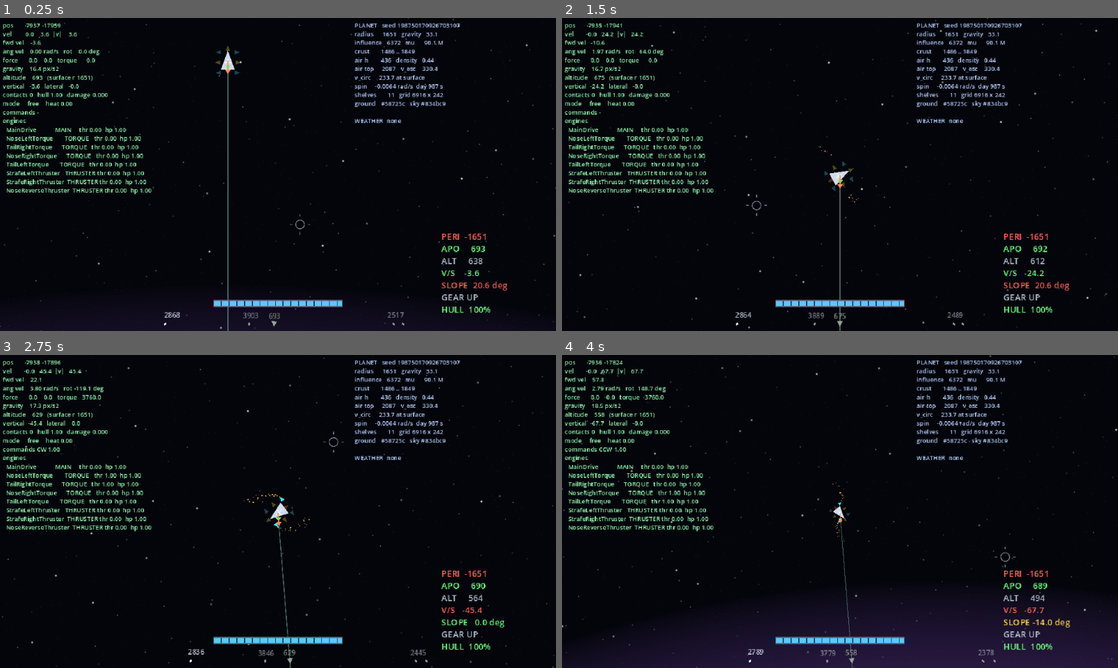
Above: before the commit, frames 1-4 (two rows, left to right).
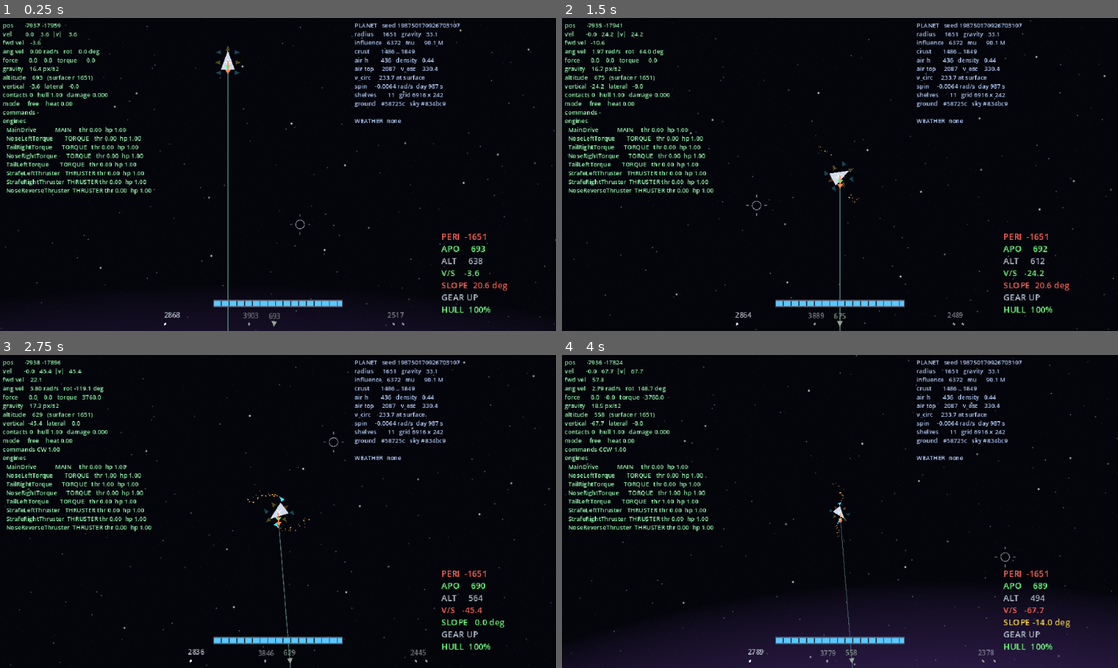
Above: after the commit, the same moments.

Repository: wroniasty/stardust
Game: Godot game, scene res://scenes/world.tscn
Two runs of this game, one before a commit and one after it. Both use one fixed random seed, a clock stepped at 60 frames per second and the inputs below.
Inputs (mouse positions are in pixels of both pictures, inside the frame that each line leads up to):
- Up to frame 1 (0.25 s): no input
- Up to frame 2 (1.5 s): tap Enter at 0.5 s; move the mouse to (962, 158) at 0.52 s; hold D (rotate_right) 0.53-1.25 s; hold H (camera_level) 0.53-1.25 s; click (962, 158) at 0.67 s; drag from (728, 190) to (812, 237) at 1.27 s
- Up to frame 3 (2.75 s): move the mouse to (333, 442) at 2.02 s; hold D (rotate_right) from 2.03 s (still down); tap Right (camera_rotate_right) at 2.1 s
- Up to frame 4 (4 s): release D (rotate_right) at 2.75 s; drag from (812, 574) to (673, 464) at 2.77 s; move the mouse to (1006, 558) at 3.52 s; hold A (rotate_left) from 3.53 s (still down); hold - (camera_zoom_out) from 3.53 s (still down)

The runs differ from the first frame. In frame 1, 0.4% of the frame differs, in the area x 0-100%, y 0-100%; in frame 2, 0.4%; in frame 3, 0.4%; in frame 4, 0.4%.

Commit message:
The sky stopped swirling when you touch the throttle, and the map turns
Reported from the game: the starfield seemed to rotate and change speed
with the engines. It did. The parallax offset was the camera's position
multiplied by its zoom, and zoom is animated by speed, so every change of
throttle multiplied the whole offset by a different number -- the field
jumped by the change in zoom times the distance from the origin. The
camera sits 19621 px out on the starting orbit, so easing from 1.7 to 0.55
swung the offset across 22600 px of it, and because the three layers take
0.10, 0.30 and 0.65 of that they sheared past each other. That reads
exactly as rotation.

It was harmless while the world sat at the origin and it stopped being
harmless the day the planet moved onto its orbit, which is why it showed
up now.

The zoom term is gone. The argument for it was sound -- parallax should
slow as the camera pulls back -- but the shader offsets a screen-space
pattern and has no scale term, so it cannot express "see more sky when
zoomed out" whatever is multiplied into the offset. What it can express is
a field fixed in the world that the camera looks around, which is worth
more than the rate: fly a loop and the stars are where you left them.
Measured after, across the same zoom change: 18 px, and those are the
camera drifting as the ship falls.

The map now turns with the view, so a direction on it is the direction you
would fly if you pointed the nose that way. A map with a fixed north is a
map you have to do arithmetic on before it tells you anything, and the
camera is already free to sit at any angle -- the arrows turn it and the
approach lock turns it for you on short finals.

Both of these are wired through get_screen_rotation() and
get_screen_center_position(), which are what the engine last put on
screen -- and headless never puts anything there, so they read zero
whatever the camera does. My first attempt at tests for them passed
against zero on both sides and proved nothing. The geometry is tested
instead, with the rotation handed to the layout by the test; the wiring is
one line each and was checked in the running game, with the numbers above.

711 assertions, no errors.

Co-Authored-By: Claude Opus 5 <noreply@anthropic.com>

Diff:
--- a/scripts/starfield.gd
+++ b/scripts/starfield.gd
@@ -7,6 +7,13 @@
 ## size of the universe.
 
 @onready var _sky: ColorRect = $Sky
+
+## Framebuffer pixels the field slides per pixel the camera travels.
+##
+## A feel number, not a derivation: the shader offsets a screen-space
+## pattern, so there is no "correct" rate to compute, only one that reads
+## as distance.
+const PARALLAX_SCALE: float = 1.0
 
 var _material: ShaderMaterial = null
 
@@ -21,10 +28,27 @@
 	var camera: Camera2D = get_viewport().get_camera_2d()
 	if camera == null:
 		return
-	# Screen pixels moved, not world units: zoom must scale the parallax or the
-	# stars drift at the wrong rate when the camera pulls back.
-	var parallax_offset: Vector2 = camera.get_screen_center_position() * camera.zoom
-	_material.set_shader_parameter("world_offset", parallax_offset)
+	# Straight off the camera's position, with **no zoom in it**.
+	#
+	# It used to be `position * zoom`, on the argument that the parallax
+	# should slow down as the camera pulls back. The argument is fine and
+	# the expression is not: zoom is animated by speed, so every change of
+	# throttle multiplied the whole offset by a different number and the
+	# field lurched by Delta-zoom times the distance from the origin. Once
+	# the world moved onto its orbit, nineteen thousand pixels out, a zoom
+	# of 1.0 easing to 0.7 threw the sky five thousand pixels sideways --
+	# and because the three layers take 0.10, 0.30 and 0.65 of it, they
+	# sheared past each other and the whole field looked like it was
+	# turning.
+	#
+	# The shader offsets a screen-space pattern and has no scale term, so
+	# it cannot express "see more sky when zoomed out" anyway. What it can
+	# express is a field fixed in the world that the camera looks around,
+	# and that is worth more than the rate: fly a loop and the stars are
+	# where you left them.
+	_material.set_shader_parameter(
+		"world_offset", camera.get_screen_center_position() * PARALLAX_SCALE
+	)
 
 	# The rotation actually on screen, not the one being asked for: while the
 	# camera eases towards a new angle the sky has to ease with it, or the
--- a/scripts/system_map.gd
+++ b/scripts/system_map.gd
@@ -162,7 +162,20 @@
 	return {
 		"centre": view * 0.5,
 		"scale": room / maxf(reach, 1.0),
+		"turn": -_view_rotation(),
 	}
+
+
+## How the world is turned on screen right now.
+##
+## The map turns with it, so a direction on the map is the direction you
+## would fly if you pointed the nose that way. A map with a fixed north is
+## a map you have to do arithmetic on before it tells you anything, and the
+## camera is already free to sit at any angle -- the arrows turn it, and
+## the approach lock turns it for you on short finals.
+func _view_rotation() -> float:
+	var camera: Camera2D = get_viewport().get_camera_2d()
+	return 0.0 if camera == null else camera.get_screen_rotation()
 
 
 ## The area the map is drawn into. Public because every coordinate here is
@@ -173,7 +186,7 @@
 
 
 func to_map(point: Vector2, plan: Dictionary) -> Vector2:
-	return Vector2(plan["centre"]) + point * float(plan["scale"])
+	return Vector2(plan["centre"]) + point.rotated(float(plan["turn"])) * float(plan["scale"])
 
 
 func _process(_delta: float) -> void:
@@ -198,6 +211,8 @@
 	for body: SystemBody in _system.bodies:
 		if body.orbit_period <= 0.0 or body.parent_body() == null:
 			continue
+		# A ring is a circle whichever way the view is turned, so only its
+		# centre has to turn with everything else.
 		var around: Vector2 = to_map(_position_of(body.parent_body()), plan)
 		var ring: float = body.orbit_radius * float(plan["scale"])
 		if ring >= 1.0:
--- a/tools/smoke_test.gd
+++ b/tools/smoke_test.gd
@@ -2074,6 +2074,19 @@
 		material.get_shader_parameter("view_rotation") != null,
 		"and the script feeds it every frame",
 	)
+
+	# The parallax offset cannot be checked here either, and for the same
+	# reason as the rotation above: get_screen_center_position() is what
+	# the engine last put on screen, and headless never puts anything
+	# there, so it reads zero however the camera is moved. What it used to
+	# be was `position * zoom`, and zoom is animated by speed -- so every
+	# change of throttle multiplied the whole offset by a different number
+	# and the field jumped by the change times the distance from the
+	# origin. Reported from the game as the stars swirling under throttle,
+	# and checked there: the camera sits 19621 px out on the starting
+	# orbit, so easing from zoom 1.7 to 0.55 used to swing the offset
+	# across 22600 px of it. Measured after the fix, over the same zoom
+	# change: 18 px, and those are the camera drifting as the ship falls.
 	sky.queue_free()
 
 	# The approach lock. Two conditions that say different things: the gear
@@ -3895,6 +3908,25 @@
 		"and empty space picks nothing rather than the nearest thing to it",
 	)
 
+	# The map turns with the view, because a direction on it should be the
+	# direction you would fly if you pointed the nose that way.
+	#
+	# Driven with a rotation put into the plan by hand rather than by a
+	# camera: which rotation to use is one line of wiring, and
+	# get_screen_rotation() reads zero headless whatever the camera does.
+	# What is worth testing is the geometry, and that is all in `to_map`.
+	var turned: Dictionary = map.layout(view)
+	turned["turn"] = -PI * 0.5
+	var probe_point: Vector2 = Vector2(10000.0, 0.0)
+	var on_map: Vector2 = map.to_map(probe_point, turned) - view * 0.5
+	_expect(
+		absf(angle_difference(on_map.angle(), -PI * 0.5)) < 0.01,
+		"a view turned a quarter turn draws the world turned with it",
+	)
+	_expect(
+		absf(on_map.length() - probe_point.length() * float(turned["scale"])) < 0.01,
+		"and turning it does not change how far away anything looks",
+	)
 	# It is a panel, so it holds the pause, and it lets go.
 	map.toggle()
 	_expect(map.is_open() and PauseGate.held(), "opening the map stops the world")
